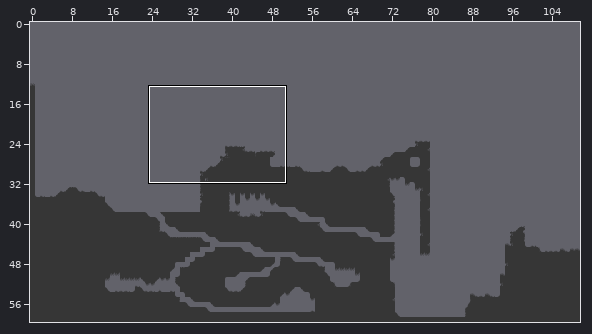
Two states of a Tiled map (JSON), res/tilemaps/water_level.json. Above: a wide view before the commit, with the close-up outlined.
Close-up. Earlier state:
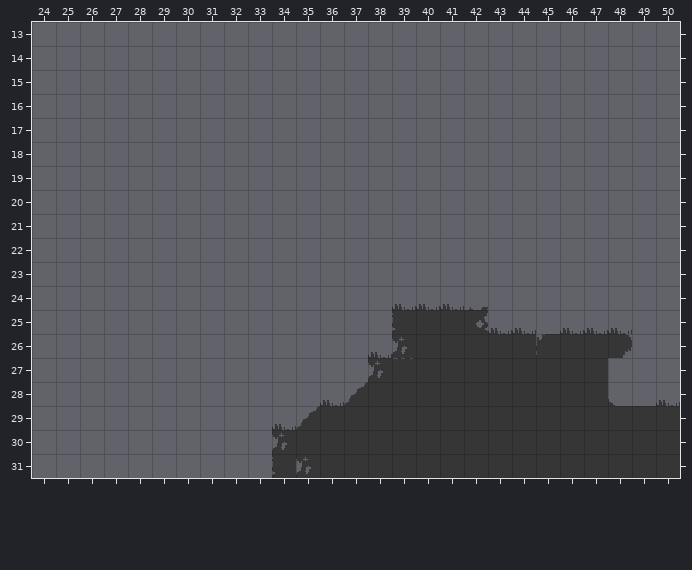
Cells are 16x16 px. Shown: x 24..50, y 13..31. The commit also changed other parts of the map, which this record leaves out.
After the commit:
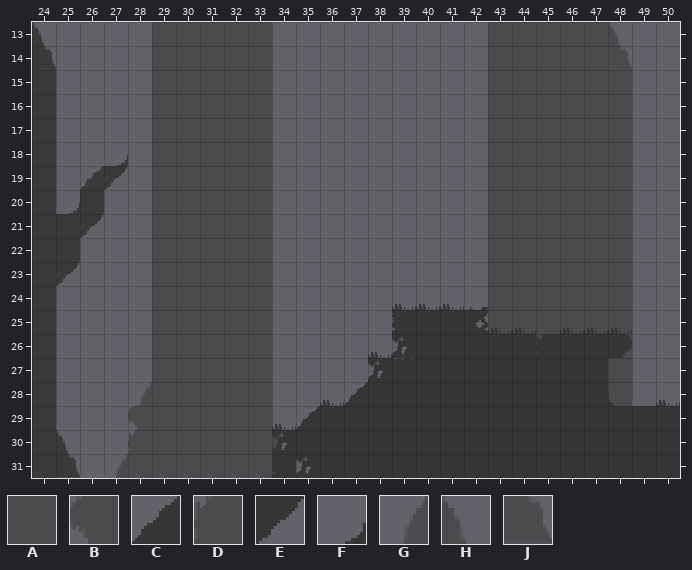
Key: from "mininicular": A 0, B 4, C 6, D 8, E 11, F 19, G 38, H 39, J 43.
_ is an empty cell.
Tiles of an added or newly shown layer are drawn over the layers below it.
See-through tiles are keyed as they look on the map.
Diff:
Layer "-2" (now shown):
y 13: x 29..33 _____ -> AAAAA; x 43..48 ______ -> AAAAAH
y 14: x 29..33 _____ -> AAAAA; x 43..48 ______ -> AAAAAJ
y 15..25: x 29..33 _____ -> AAAAA; x 43..48 ______ -> AAAAAA
y 26: x 29..33 _____ -> AAAAA; x 45 _ -> A; x 48 _ -> A
y 27: x 29..33 _____ -> AAAAA; x 48 _ -> A
y 28: x 28..33 ______ -> GAAAAA; x 48 _ -> A
y 29: x 28..33 ______ -> BAAAAA
y 30: x 28..34 _______ -> DAAAAAH
y 31: x 27..34 ________ -> GAAAAAAJ
Layer "-1" (now shown):
y 13: x 24 _ -> H
y 14: x 24 _ -> J
y 15..17: x 24 _ -> A
y 18: x 24 _ -> A; x 27 _ -> F
y 19: x 24 _ -> A; x 26..27 __ -> CE
y 20: x 24..26 ___ -> AFA
y 21: x 24..26 ___ -> AAE
y 22: x 24..25 __ -> AA
y 23: x 24..25 __ -> AE
y 24..29: x 24 _ -> A
y 30: x 24..25 __ -> AH
y 31: x 24..25 __ -> AJ
Boxes around the changes in both close-ups, in picture pixels (x1, y1, x2, y2):
added: (32, 22, 282, 478)
added: (488, 22, 632, 406)
